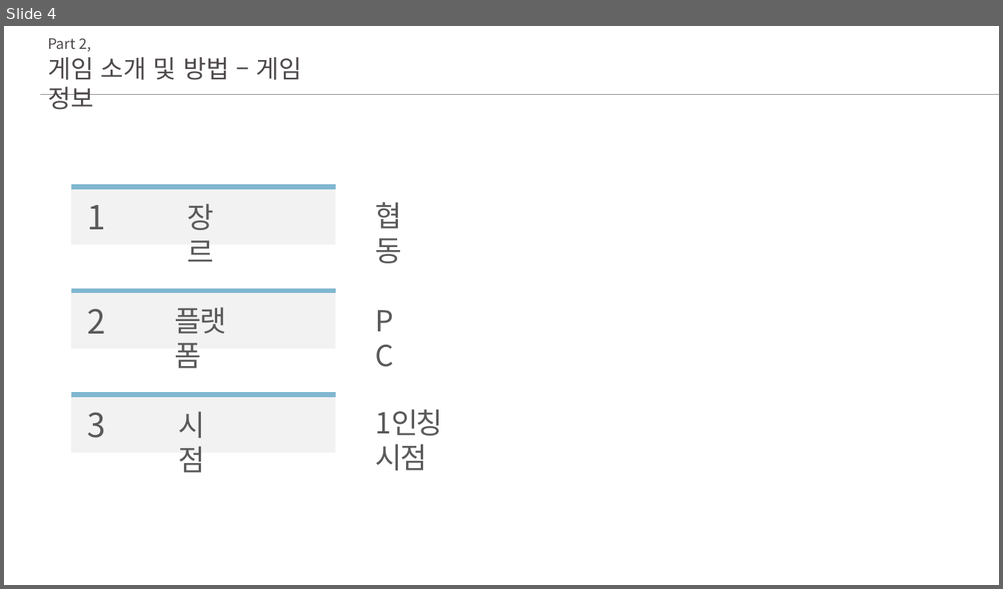
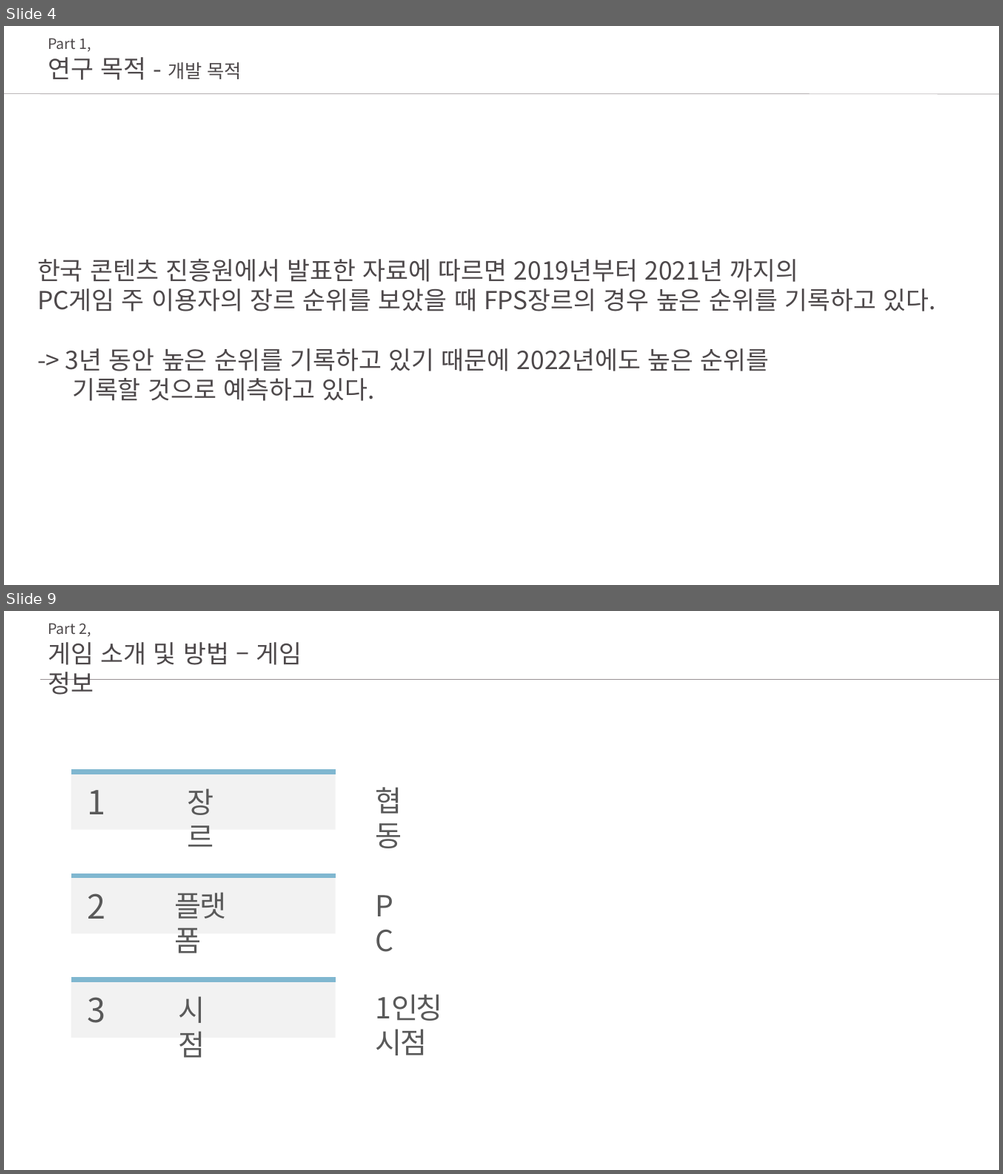
Before and after one commit to ghk01214/KPUFinalGame-deprecated-, a slide deck: docs/초안.pptx. Shown one above the other, each under a label of ours: slide 4 before the commit, slides 4 and 9 after it; the slides between them are not shown. The pictures are 1003x589 and 1003x1174 pixels, drawn with LibreOffice and Linux fonts; fonts in the diff are those of the drawing. Boxes give left, top, right and bottom in pixels: in the first picture for what was removed or moved away, otherwise in the second. Text is boxed around its words. In the diff, an @@ line names an element or a change of style, - is before the commit and + after.

```diff
--- a/docs/초안.pptx
+++ b/docs/초안.pptx
@@ slide 4 added at <box>4,26,999,585</box>, background #FFFFFF @@
@@ text added at <box>48,38,91,52</box>, 14 pt, text #4D484A @@
+Part 1,
@@ text added at <box>48,57,242,80</box>, 24 pt, text #4D484A @@
+연구 목적 - 개발 목적
@@ line added from (4, 94) to (999, 94), #989194 0.5 pt @@
@@ text added at <box>37,258,936,401</box>, 24 pt, text #4D484A @@
+한국 콘텐츠 진흥원에서 발표한 자료에 따르면 2019년부터 2021년 까지의
+PC게임 주 이용자의 장르 순위를 보았을 때 FPS장르의 경우 높은 순위를 기록하고 있다.
+-> 3년 동안 높은 순위를 기록하고 있기 때문에 2022년에도 높은 순위를
+기록할 것으로 예측하고 있다.
@@ what was slide 4 is now slide 9 @@
```
Also in this commit, not shown: 6 slides changed, 8 other slides added, 3 slides removed.
